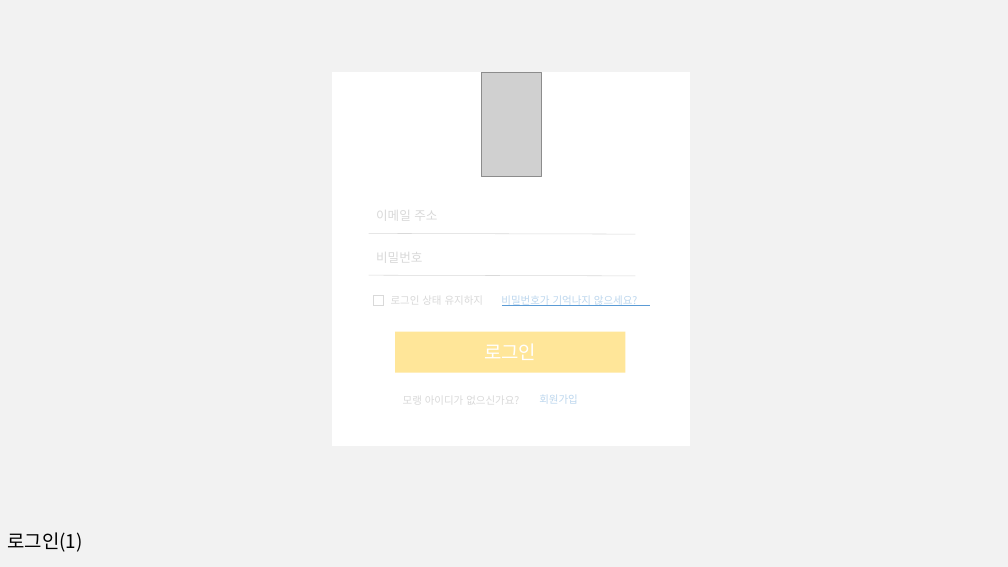
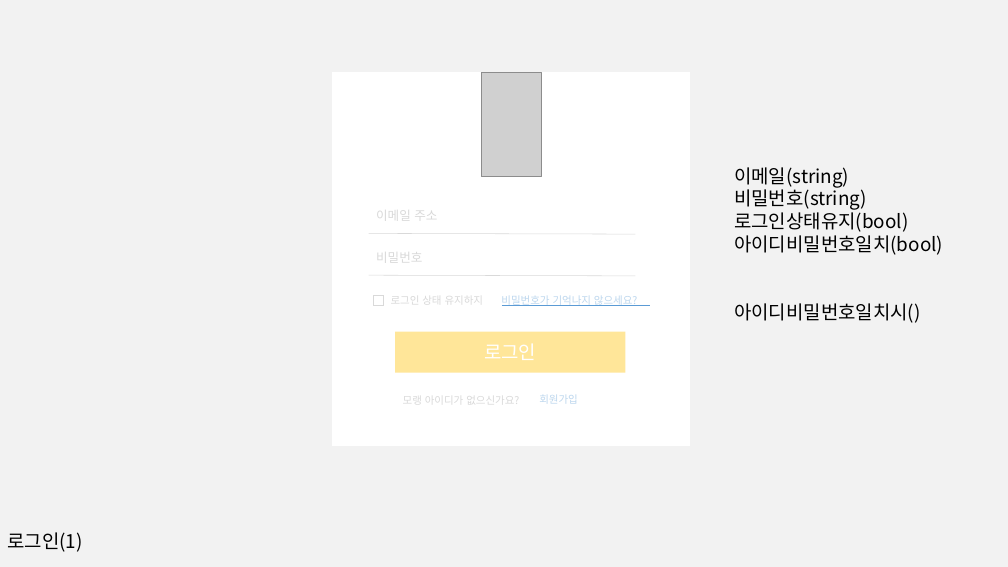
Before and after one commit to What-The-Pork/meeting-log, a slide deck: slide 6 of image/login/회원관리페이지.pptx. Drawn at 1008x567 pixels with LibreOffice and Linux fonts; fonts in the diff are those of the drawing; grey boxes stand for pictures. Boxes give left, top, right and bottom in pixels: in the first picture for what was removed or moved away, otherwise in the second. Text is boxed around its words. In the diff, an @@ line names an element or a change of style, - is before the commit and + after.

```diff
--- a/image/login/회원관리페이지.pptx
+++ b/image/login/회원관리페이지.pptx
@@ text added at <box>734,167,943,323</box>, 18 pt, text #000000 @@
+이메일(string)
+비밀번호(string)
+로그인상태유지(bool)
+아이디비밀번호일치(bool)
+아이디비밀번호일치시()
```
Also in this commit, not shown: 10 other slides changed.
